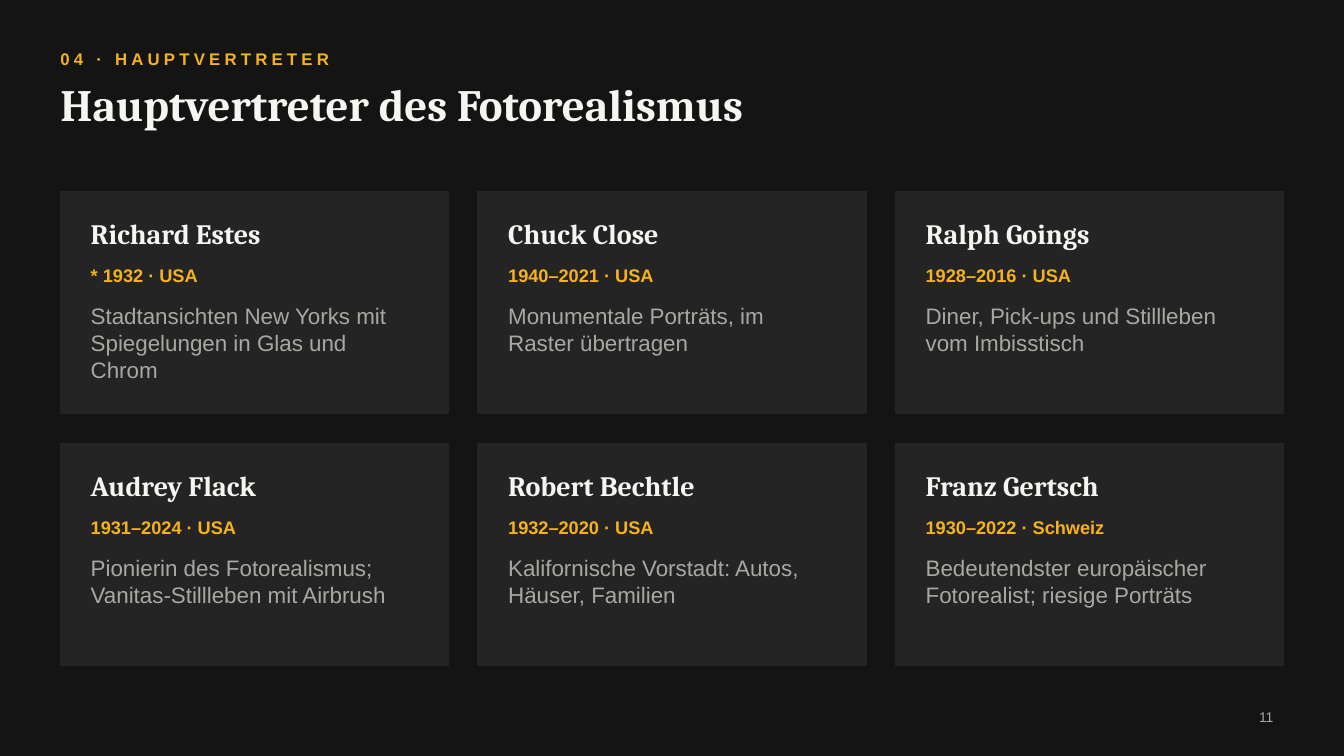
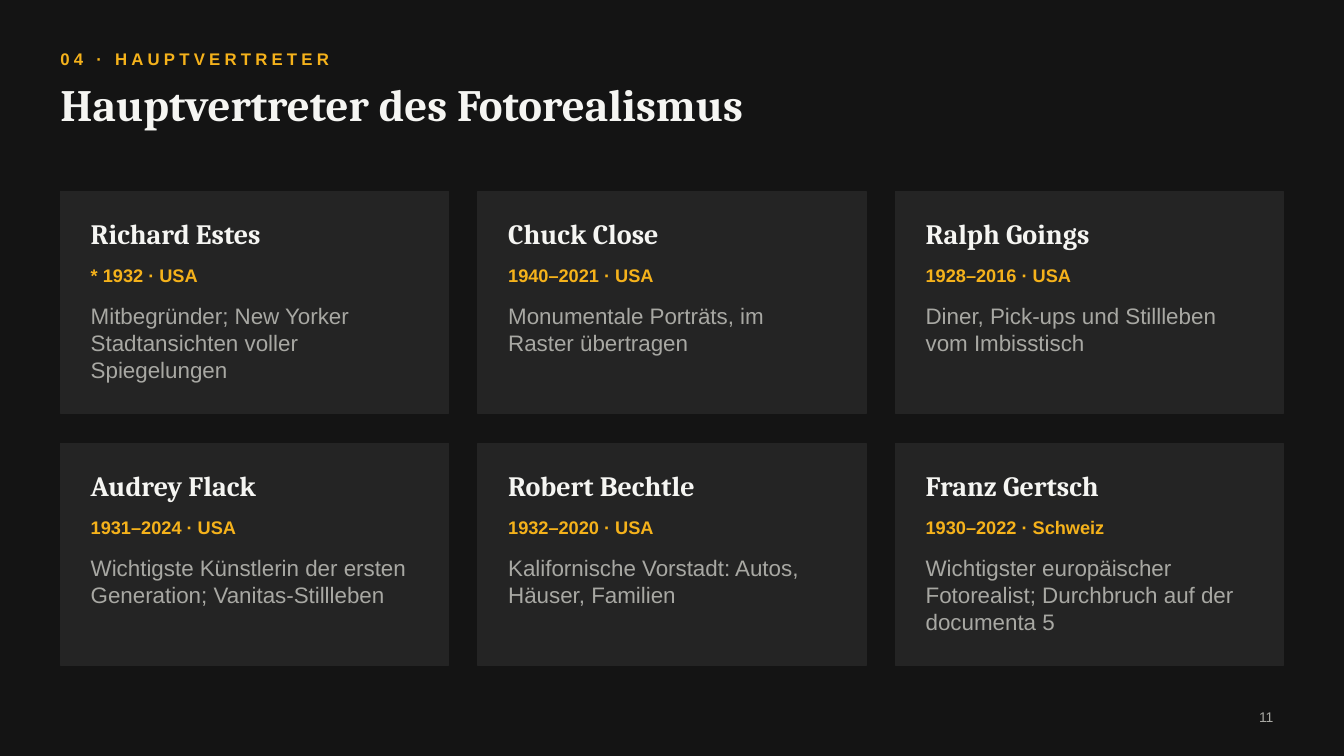
Before and after one commit to Maxxxx69/Claude-, a slide deck: slide 11 of Fotorealismus_Hyperrealismus.pptx. Drawn at 1344x756 pixels with LibreOffice and Linux fonts; fonts in the diff are those of the drawing. Boxes give left, top, right and bottom in pixels: in the first picture for what was removed or moved away, otherwise in the second. Text is boxed around its words. In the diff, an @@ line names an element or a change of style, - is before the commit and + after.

```diff
--- a/Fotorealismus_Hyperrealismus.pptx
+++ b/Fotorealismus_Hyperrealismus.pptx
@@ text at [91, 308, 349, 383]: text changed @@
-Stadtansichten New Yorks mit Spiegelungen in Glas und Chrom
+Mitbegründer; New Yorker Stadtansichten voller Spiegelungen
@@ text at [91, 560, 406, 606]: text changed @@
-Pionierin des Fotorealismus; Vanitas-Stillleben mit Airbrush
+Wichtigste Künstlerin der ersten Generation; Vanitas-Stillleben
@@ text at [926, 560, 1233, 630]: text changed @@
-Bedeutendster europäischer Fotorealist; riesige Porträts
+Wichtigster europäischer Fotorealist; Durchbruch auf der documenta 5
```
Also in this commit, not shown: 15 other slides changed, 1 slide added, 1 slide removed, 6 other files.
